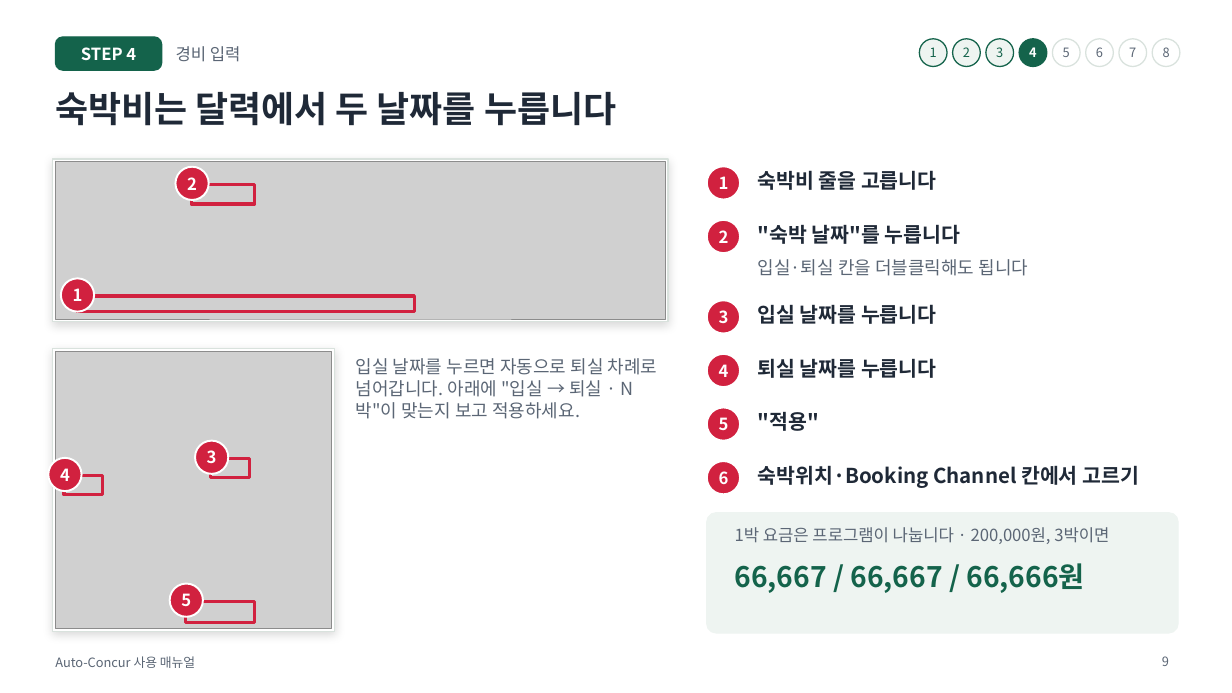
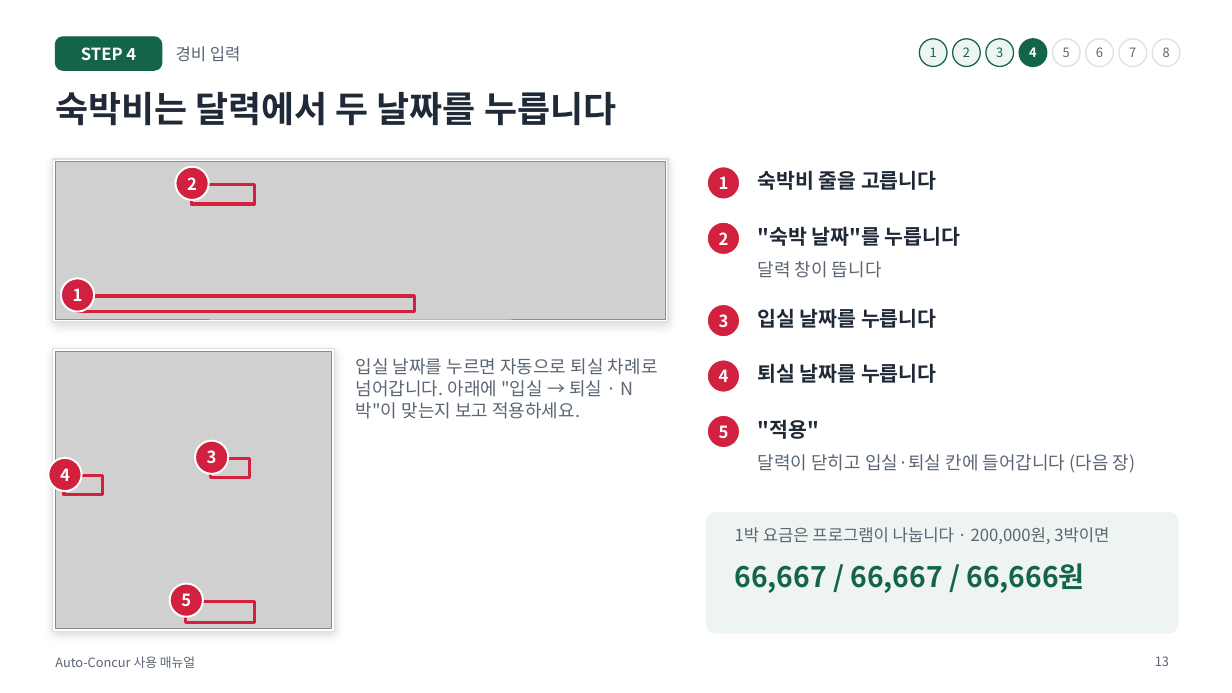
Before and after one commit to oks9924/Auto-Concur, a slide deck: slide 13 of docs/manual.pptx (slide 9 before the commit). Drawn at 1232x693 pixels with LibreOffice and Linux fonts; fonts in the diff are those of the drawing; grey boxes stand for pictures. Boxes give left, top, right and bottom in pixels: in the first picture for what was removed or moved away, otherwise in the second. Text is boxed around its words. In the diff, an @@ line names an element or a change of style, - is before the commit and + after.

```diff
--- a/docs/manual.pptx
+++ b/docs/manual.pptx
@@ text at <box>758,261,882,278</box>: text changed @@
-입실·퇴실 칸을 더블클릭해도 됩니다
+달력 창이 뜹니다
@@ 5 texts, 3 ellipses: place and size @@
-5 texts, 3 ellipses at <box>707,300,936,441</box>
+5 texts, 3 ellipses at <box>707,304,936,448</box>
@@ text ""적용"": place and size @@
-text ""적용"" at <box>758,412,819,431</box>
+text ""적용"" at <box>758,420,819,439</box>
@@ ellipse removed at <box>707,461,740,494</box> @@
@@ text removed at <box>719,471,729,484</box> @@
-6
@@ text removed at <box>758,465,1139,488</box> @@
-숙박위치·Booking Channel 칸에서 고르기
@@ text added at <box>758,454,1136,473</box>, 14 pt, text #5B6675 @@
+달력이 닫히고 입실·퇴실 칸에 들어갑니다 (다음 장)
@@ page number at <box>1155,656,1169,666</box>: text changed @@
-9
+13
```
Also in this commit, not shown: 15 other slides changed, 9 slides added, 11 other files.
